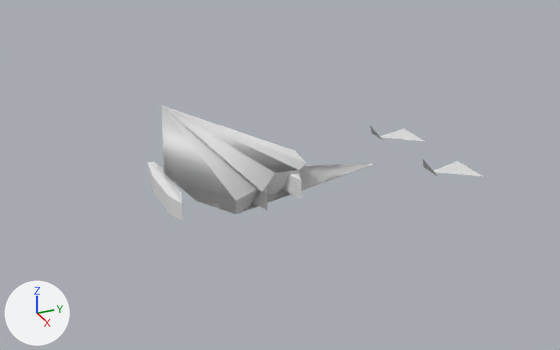
The OBJ model GameData/Meshes/Designs/cryo/cryo_corvette_mk1_04.obj: old version first, new version second.
The view is the same before and after, from a camera (50 mm lens) standing at (5.63, -2.11, 2.88) and looking at (0.18, 0.34, 0.15). Lighting does not change. The marker at lower left points along +X, +Y and +Z. The first picture is the older version. Where no turn or scale is listed for an object, it has been applied to the vertices. Vertices at exactly the same position are counted once.

Names of what the first picture shows: 'cryo_corvette_mk1_04'.
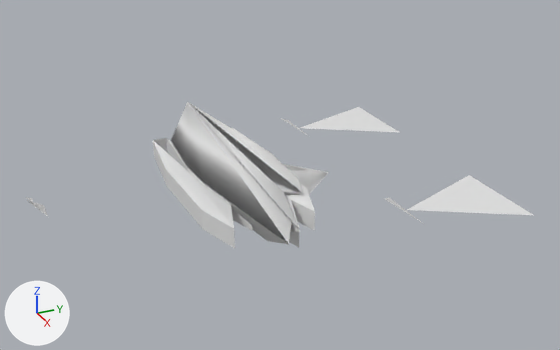
What differs and where, as boxes [x1, y1, x2, y2] in the pictures (560 x 350 px; the box of a moved part takes in the faces that stretch with it):
'cryo_corvette_mk1_04', reshaped (51% wider, 25% taller)
    before: [148, 105, 483, 222]
    after: [26, 102, 533, 248]
part 1 of me_cryo_corvette_mk1_04, moved or reshaped (mostly hidden before)
    before: [252, 187, 268, 211]
    after: [220, 128, 315, 231]
part 2 of me_cryo_corvette_mk1_04, added (mostly hidden)
    after: [231, 208, 252, 231]
part 3 of me_cryo_corvette_mk1_04, added
    after: [153, 138, 235, 248]
part 4 of me_cryo_corvette_mk1_04, rebuilt (26% narrower, 30% taller)
    before: [161, 105, 376, 214]
    after: [171, 102, 329, 244]
part 5 of me_cryo_corvette_mk1_04, deleted
    before: [148, 126, 483, 222]
part 6 of me_cryo_corvette_mk1_04, added
    after: [213, 107, 533, 247]
part 7 of me_cryo_corvette_mk1_04, added
    after: [26, 197, 48, 216]

The change in detail:
me_cryo_corvette_mk1_04 is used by ob_cryo_corvette_mk1_04; location (0.0, 0.0, 0.0).
Verts and faces of me_cryo_corvette_mk1_04; kept vertices keep their numbers, new ones are numbered from 108.
me_cryo_corvette_mk1_04 had 108 vertices, 148 faces and spanned x -0.68..0.65, y -0.68..2.11, z 0.0..0.85.
me_cryo_corvette_mk1_04 now has 126 vertices, 138 faces and spans x -1.47..1.43, y -1.7..2.02, z 0.0..0.85.
me_cryo_corvette_mk1_04 part 1: the loose piece of 17 vertices spanning x -0.49..0.54, y -0.01..0.15, z 0.04..0.23 is scaled about its middle by (1.84, 1.84, 1), then moved by (0.02, 0.19, 0.0).
me_cryo_corvette_mk1_04 part 2: the loose piece of 17 vertices spanning x -0.49..0.54, y -0.01..0.15, z 0.04..0.23 is copied, and the copy is scaled about its middle by (1.5, 1.5, 1), then moved by (0.01, -0.24, 0.0); it spans x -0.73..0.81, y -0.29..-0.05, z 0.04..0.23.
me_cryo_corvette_mk1_04 part 3: the loose piece of 17 vertices spanning x -0.49..0.54, y -0.01..0.15, z 0.04..0.23 is copied, and the copy is scaled about its middle by (1.85, 1.85, 1), then moved by (0.02, -0.46, 0.0); it spans x -0.9..1.0, y -0.54..-0.24, z 0.04..0.23.
me_cryo_corvette_mk1_04 part 4: the loose piece of 34 vertices spanning x -0.68..0.65, y -0.6..1.41, z 0.0..0.85 is rebuilt with 34 vertices and now spans x -1.47..1.43, y -0.38..0.9, z 0.0..0.85.
me_cryo_corvette_mk1_04 part 5: 7 loose pieces with 57 vertices, spanning x -0.65..0.65, y -0.68..2.11, z 0.0..0.23, are deleted.
Part 6, on me_cryo_corvette_mk1_04:
27 vertices are added at x -1.42..1.42, y -0.28..2.02, z 0.0..0.55.
8 new vertices lie (0.0, 0.0, 0.17) away from vertices in x -1.06..1.18, y -0.13..0.22, z 0.04.
22 new faces join them.
Part 7, on me_cryo_corvette_mk1_04:
New vertex 137 is at (-0.11, -1.56, 0.13), pixel (43, 205).
New vertex 138 is at (0.11, -1.56, 0.13), pixel (48, 216).
New vertex 139 is at (0.0, -1.7, 0.25), pixel (25, 199).
New vertex 140 is at (-0.05, -1.65, 0.23), pixel (31, 198).
New vertex 141 is at (0.05, -1.65, 0.23), pixel (34, 203).
New vertex 142 is at (0.0, -1.7, 0.28), pixel (25, 196).
New faces: (137, 138, 139), (140, 141, 142).
